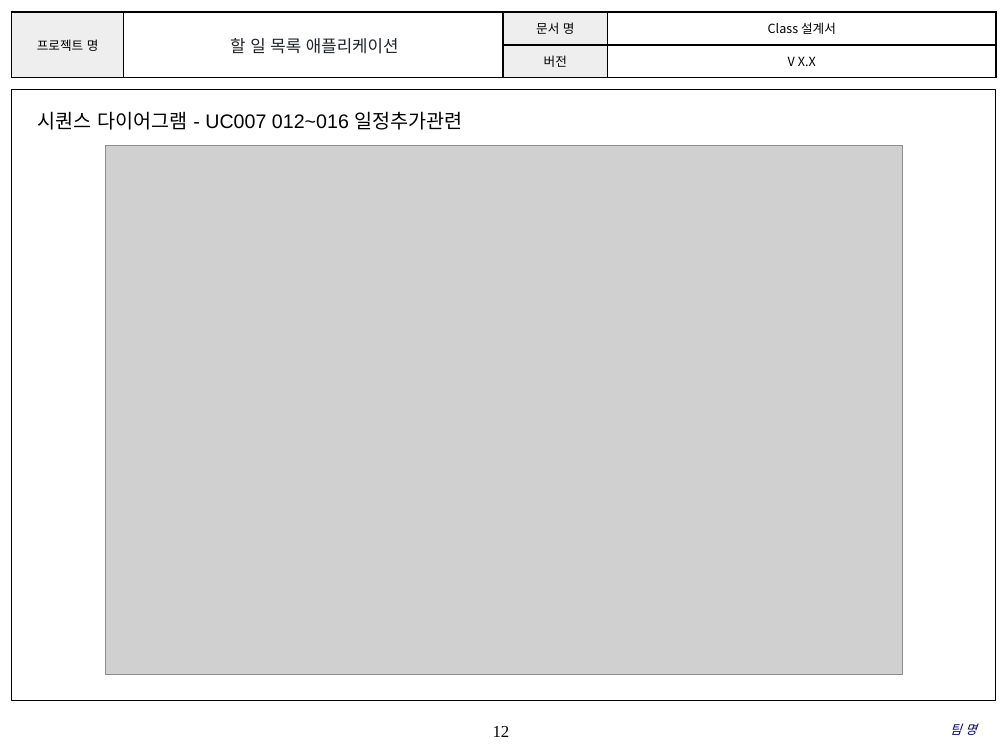
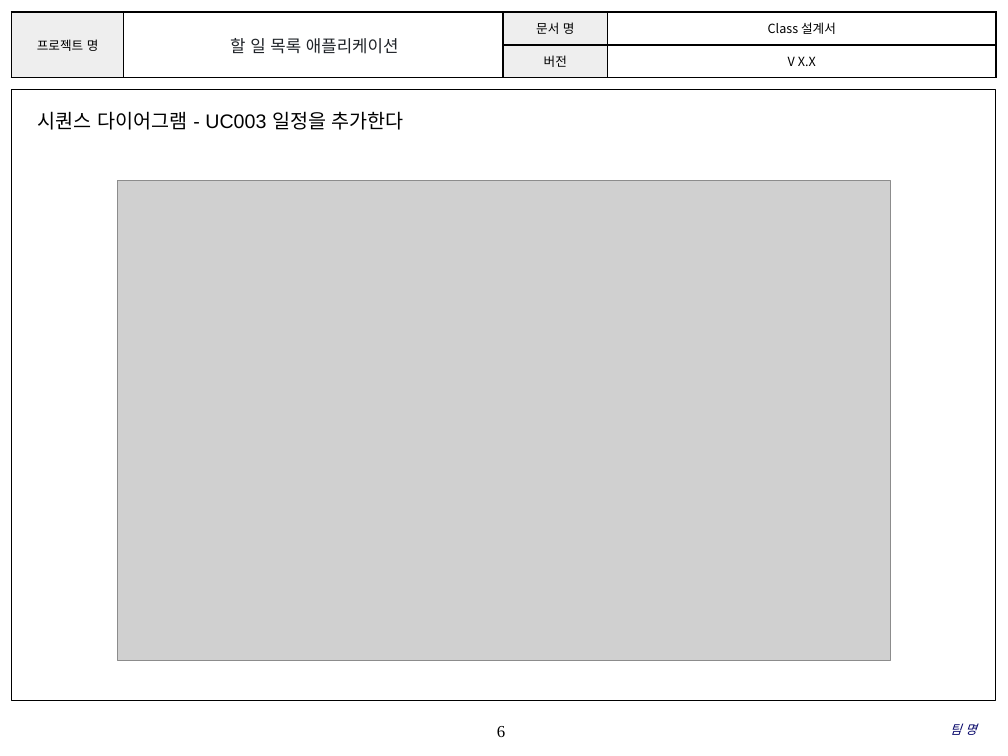
Before and after one commit to 2023-software-engineering/fourplus, a slide deck: slide 6 of ClassDiagram/Class Design_v1.0.1.pptx (slide 12 before the commit). Drawn at 1008x756 pixels with LibreOffice and Linux fonts; fonts in the diff are those of the drawing; grey boxes stand for pictures; background and template pictures are left out. Boxes give left, top, right and bottom in pixels: in the first picture for what was removed or moved away, otherwise in the second. Text is boxed around its words. In the diff, an @@ line names an element or a change of style, - is before the commit and + after.

```diff
--- a/ClassDiagram/Class Design_v1.0.1.pptx
+++ b/ClassDiagram/Class Design_v1.0.1.pptx
@@ text at [38, 111, 404, 130]: text changed @@
-시퀀스 다이어그램 - UC007 012~016 일정추가관련
+시퀀스 다이어그램 - UC003 일정을 추가한다
@@ picture: place and size @@
-picture at [106, 145, 902, 674]
+picture at [118, 180, 890, 660]
@@ page number at [497, 726, 505, 737]: text changed @@
-12
+6
```
Also in this commit, not shown: 5 other slides changed, 11 slides removed, 2 other files.
